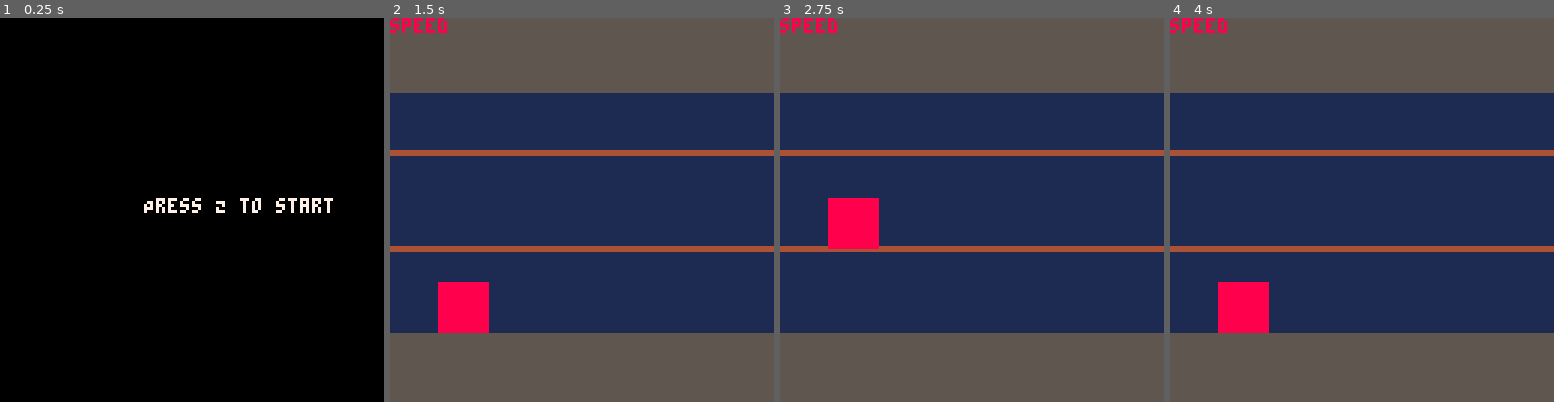
Above: before the commit, frames 1-4 (left to right).
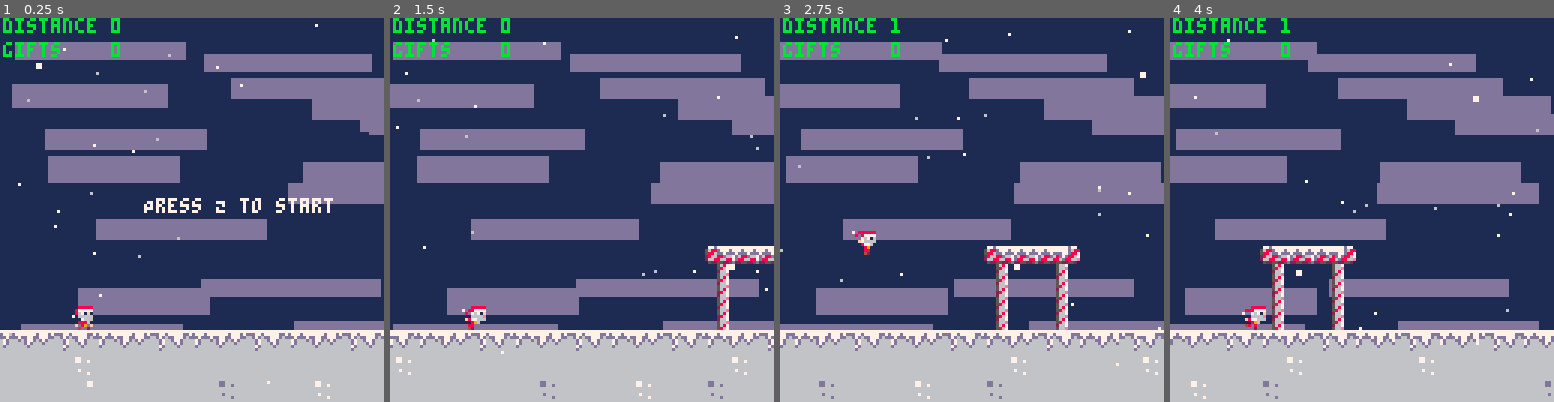
Above: after the commit, the same moments.

Repository: andreyneto/christmas_night_rush_p8
Game: PICO-8 cartridge christmas_dash.p8
Two runs of this game, one before a commit and one after it. Both use one fixed random seed, a clock stepped at 60 frames per second and the inputs below.
Inputs:
- Up to frame 1 (0.25 s): no input
- Up to frame 2 (1.5 s): tap O (Z key) at 0.7 s
- Up to frame 3 (2.75 s): tap O (Z key) at 1.7, 2.1, 2.5 s; hold Up 2.15-2.42 s
- Up to frame 4 (4 s): tap O (Z key) at 2.9, 3.3, 3.7 s; hold Down 3.63-3.97 s

The runs differ from the first frame. In frame 1, 99% of the frame differs, in the area x 0-100%, y 0-100%; in frame 2, 63%; in frame 3, 66%; in frame 4, 65%.

Commit message:
Update christmas_dash.p8

Diff:
--- a/christmas_dash.p8
+++ b/christmas_dash.p8
@@ -3,28 +3,47 @@
 __lua__
 
 function _init()
+	srand(time())
 	START_SCREEN = 0
 	GAME_SCREEN = 1
 	GAME_OVER_SCREEN = 2
 
 	game_state = START_SCREEN
 
+	frame_distance_helper = 0
+	distance = 0
+	speed = 1
 	gravity = 6
 	jump_time = 7
-	jump_strenght_pulse = -10
+	jump_strenght_pulse = -11
 	jump_strenght_long = -1
-	ground = {}
-	ground.y = 96
-
-	roofs = {}
-	roof1 = {x = 0, y = 76, w = 127}
-	roof2 = {x = 0, y = 44, w = 127}
-	add(roofs, roof1)
-	add(roofs, roof2)
+	ground = {y = 96}
+
+	grounds = {}
+	for i=0,19 do
+		add(grounds,{
+			x=i*8,
+			s=64+i%4,
+			e={
+				b=rnd()>0.75,
+				s=rnd{68,69},
+				h=rnd{16,24}
+			}
+		})
+	end
+
+	high_roof_y = 44
+	low_roof_y = 76
+	high_roofs = {}
+	low_roofs = {}
+
+	collected_gifts = 0
+	gifts = {}
 
 	player = {}
 	player.x = 24
 	player.y = ground.y
+	player.w = 8
 	player.vertical_speed = 0
 	player.jump_strenght = 0
 	player.jump_time = jump_time
@@ -32,13 +51,42 @@
 	player.is_running = false
 	player.on_ground = true
 	player.on_roof = false
+	player.sprite = 1
+	player.anim = 0
 
 	player.update = function()
+		player_animate(player)
+		frame_distance_helper += speed
+		if(frame_distance_helper > 60) then
+			distance += speed
+			frame_distance_helper = 0
+		end
 		parse_jump(player)
 	end
 	player.draw = function()
-		rectfill(player.x-8, player.y-8, player.x + 8, player.y + 8, 8)
-	--   spr(0, player.x, player.y, 1,1)
+		spr(player.sprite, player.x, player.y, 1,1)
+	end
+
+	clouds = {}
+	for i=0,16 do
+		add(clouds,{
+			x=rnd(128),
+			y=rnd(128),
+			spd=1+rnd(2),
+			w=32+rnd(32)
+		})
+	end
+
+	particles = {}
+	for i=0,24 do
+		add(particles,{
+			x=rnd(128),
+			y=rnd(128),
+			s=0+flr(rnd(5)/4),
+			spd=0.25+rnd(2),
+			off=rnd(1),
+			c=6+flr(0.5+rnd(1))
+		})
 	end
 end
 
@@ -65,12 +112,12 @@
 end
 
 function draw_start_screen()
-	-- Draw start screen graphics
+	draw_game_screen()
 	print("Press Z to start", 48, 60, 7)
 end
 
 function update_start_screen()
-	-- Handle input to start the game
+	player.update()
 	if btnp(4) then  -- 'Z' key is pressed
 	reset()
 		game_state = GAME_SCREEN
@@ -78,19 +125,138 @@
 end
 
 function draw_roofs()
+	for _, roof in pairs(high_roofs) do
+		rectfill(roof.x,high_roof_y,roof.x+ roof.w,high_roof_y+1,4)
+	end
+	for _, roof in pairs(low_roofs) do
+		for i = 0, roof.w-1, 8 do
+			local s = 96
+			if(i==0) then s = 100 end
+			if(i==roof.w-8) then s = 101 end
+			if(s==100 or s==101) then
+				for j=8, 24, 8 do
+					spr(s+16, roof.x+i, low_roof_y+j)
+				end
+			elseif (s>99) then s=96 end
+			spr(s, roof.x+i, low_roof_y)
+			s +=1
+		end
+	end
+end
+function draw_gifts()
+	for _, gift in pairs(gifts) do
+		local offset = 0
+		if(time()-player.anim>0.1) then offset = 1 end
+		spr(gift.s, gift.x, gift.y+offset, 1,1)
+	end
+end
+
+function draw_ground()
+	rectfill(0,ground.y+16, 127,127,6)
+	for _, g in pairs(grounds) do
+		spr(g.s, g.x, ground.y+8)
+		if(g.e.b) then
+			spr(g.e.s, g.x, ground.y + g.e.h)
+		end
+	end
+end
+
+function update_ground()
+	for _, g in pairs(grounds) do
+		if(g.x<-8) then
+			local e = g
+			e.x = grounds[#grounds].x+8
+			del(grounds, g)
+			add(grounds, e)
+		end
+		g.x -= speed
+	end
+end
+
+function update_gifts()
+	for _, gift in pairs(gifts) do
+		if(colide(player, gift)) then
+			collected_gifts += 1
+			del(gifts, gift)
+			return
+		end
+		if(gift.x<-8) then
+			del(gifts, gift)
+			return
+		end
+		gift.x -= speed
+	end
+end
+
+
+function update_roofs(roofs, y)
+	if(is_table_empty(roofs)) then add(roofs, generate_roof(y, 128)) end
 	for _, roof in pairs(roofs) do
-		rectfill(roof.x,roof.y,roof.w,roof.y+1,4)
+		if(roof.x+roof.w<0) then
+			del(roofs, roof)
+		end
+		roof.x -= speed
+	end
+end
+
+function generate_gift(x, y)
+	add(gifts,{x = x, y = y, w = 8, s = random_between(16,19)})
+end
+
+function generate_roof(y, x)
+	local w = random_between(3,16)*8
+	local gift_chance = random_between(1,100)
+	if(gift_chance>95 and y == 44) then
+		generate_gift(x+w+16, y-40)
+	elseif(gift_chance>50) then
+		local gx = random_between(x, w+x);
+		generate_gift(gx, y-16)
+	end
+	return {x = x, y = y, w = w}
+end
+
+function player_animate(actor)
+	if(game_state == START_SCREEN) then
+		if(time()-player.anim>.8) then
+			player.anim = time()
+			player.sprite+=1
+			if (player.sprite>2) then
+				player.sprite=1
+			end
+		end
+		return
+	end
+	if(game_state == GAME_SCREEN) then
+		if(time()-player.anim>.1) then
+			player.anim = time()
+			player.sprite+=1
+			if (player.sprite>6) then
+				player.sprite=3
+			end
+		end
+		if (not actor.on_ground)
+		then
+			if (actor.vertical_speed > 0)
+			then
+				actor.sprite = 8
+			else
+				actor.sprite = 7
+
+			end
+		end
 	end
 end
 
 function parse_jump(actor)
-	if (btn(3)) then actor.y += 2 end
+	if (btn(3)) then
+		actor.y += gravity
+	end
 	if (btn(2) and actor.on_ground and not player.is_jumping)
 	then
 		sfx(0)
 		actor.jump_strenght = jump_strenght_pulse
 		actor.on_ground = false
-		actor.on_roof = false  -- Reinicia o estado ao pular
+		actor.on_roof = false
 	elseif (actor.is_jumping and actor.jump_time > 0 and not actor.on_ground)
 	then
 		actor.jump_strenght += jump_strenght_long
@@ -115,13 +281,15 @@
 		actor.y = ground.y
 		actor.on_ground = true
 		actor.jump_time = jump_time
-		actor.on_roof = false  -- Reseta o estado ao aterrissar
-	end
-	for _, roof in pairs(roofs) do
+		actor.on_roof = false
+	end
+	for _, roof in pairs(low_roofs) do
         check_roof_collision(actor, roof)
     end
-
-	-- Adiciona a verificação para estar em um telhado
+	for _, roof in pairs(high_roofs) do
+        check_roof_collision(actor, roof)
+    end
+
 	if (actor.on_roof and actor.vertical_speed < 0) then
 		actor.vertical_speed = 0
 		actor.y = actor.y + 1
@@ -133,16 +301,6 @@
 	end
 
 	actor.is_jumping = btn(2)
-	if (not actor.on_ground)
-	then
-		if (actor.vertical_speed > 0)
-		then
-			actor.sprite = 5
-		else
-			actor.sprite = 4
-
-		end
-	end
 end
 
 function check_roof_collision(actor, roof)
@@ -157,34 +315,140 @@
 
 function update_game_screen()
 	player.update()
+	if(distance>10) then update_roofs(high_roofs, 44) end
+	update_roofs(low_roofs, 76)
+	update_gifts()
+	update_ground()
+end
+
+function draw_clouds()
+	foreach(clouds, function(c)
+		c.x -= c.spd/10
+		rectfill(c.x,c.y,c.x+c.w,c.y+4+(1-c.w/64)*12,13)
+		if c.x+c.w < 0 then
+			c.x = 128+c.w
+			c.y=rnd(128-8)
+		end
+	end)
+end
+
+function draw_snow()
+	foreach(particles, function(p)
+		local ps = speed
+		if(game_state == GAME_SCREEN) then ps *= p.spd end
+		p.x -= ps
+		p.y -= sin(p.off)
+		p.off-= min(0.05,ps/32)
+		rectfill(p.x,p.y,p.x+p.s,p.y+p.s,p.c)
+		if p.x<0-4 then
+			p.x=128+4
+			p.y=rnd(128)
+		end
+	end)
 end
 
 function draw_game_screen()
 	cls(1)
-	rectfill(0,ground.y+9, 127,127,5)
-	rectfill(0,0, 127,24,5)
+	draw_clouds()
 	draw_roofs()
+	draw_gifts()
+	draw_ground()
 	player.draw()
-	print('speed')
+	draw_snow()
+	print("distance " .. distance, 1, 0, 11)
+	print("gifts    " .. collected_gifts, 1, 8, 11)
 end
 
 function update_game_over_screen()
-	if btnp(4) then  -- 'Z' key is pressed
+	if btnp(4) then
 		reset()
-		-- Reset game variables for a new game
 	end
 end
 
 function draw_game_over_screen()
-	-- Draw game over screen graphics
 	print("Game Over", 56, 60, 8)
 	print("Press Z to restart", 40, 70, 7)
 end
 
-…(7 lines of a section not shown)…
+function colide(a, b)
+	return a.x < b.x + b.w and
+		   a.x + a.w > b.x and
+		   a.y < b.y + b.w and
+		   a.y + a.w > b.y
+  end
+
+
+function random_between(min, max)
+	return flr(rnd(max - min + 1)) + min
+end
+function is_table_empty(t)
+	return next(t) == nil
+  end
+…(65 lines of a section not shown)…
+__gff__
+0000000000000000000000000000000000000000000000000000000000000000000000000000000000000000000000000000000000000000000000000000000000000000030300000000000000000000000000000000000000000000000000000000000000000000000000000000000000000000000800080000000000000000
+0800000000000000000000000808080808080808000000000000000008080808080808080000000000000000080808080808080800000000000000000808080808080808000000000000000008080808080808080000000000000000000000000000000000000000000000000000000000000000000000000000000000000000
Not shown, changed: 64 lines of the sprite sheet (__gfx__) section of christmas_dash.p8
